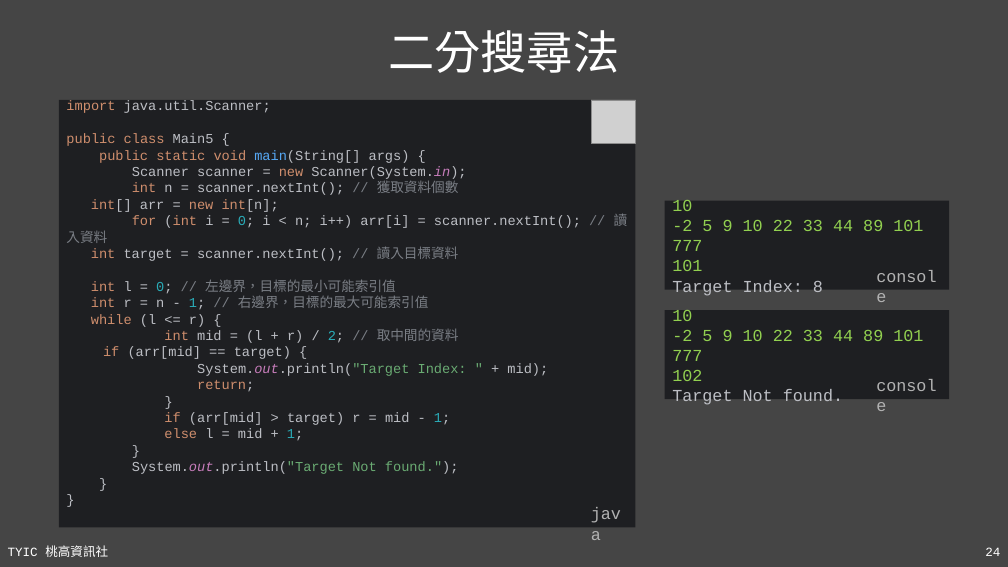
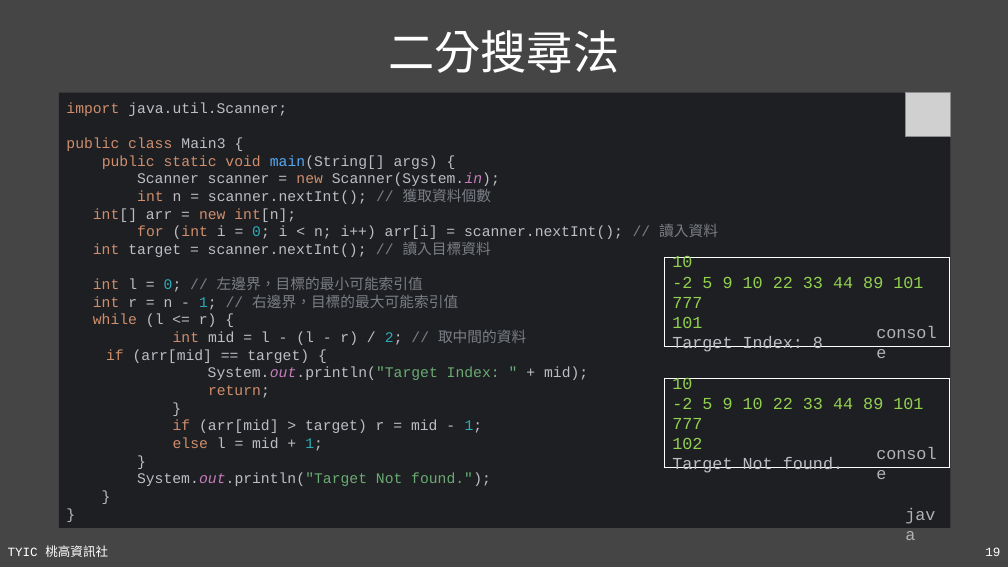
Before and after one commit to TYSHIC/slides, a slide deck: slide 19 of ppt/90_基礎資料結構與演算法.pptx (slide 24 before the commit). Drawn at 1008x567 pixels with LibreOffice and Linux fonts; fonts in the diff are those of the drawing; grey boxes stand for pictures. Boxes give left, top, right and bottom in pixels: in the first picture for what was removed or moved away, otherwise in the second. Text is boxed around its words. In the diff, an @@ line names an element or a change of style, - is before the commit and + after.

```diff
--- a/ppt/90_基礎資料結構與演算法.pptx
+++ b/ppt/90_基礎資料結構與演算法.pptx
@@ rectangle "import java.util.Scanner; public class Main3 ...": place and size @@
-rectangle "import java.util.Scanner; public class Main3 ..." at <box>59,100,636,527</box>
+rectangle "import java.util.Scanner; public class Main3 ..." at <box>59,93,951,529</box>
@@ text in rectangle at <box>66,102,718,486</box>: text changed; size 13 to 14 pt @@
-import java.util.Scanner;
-public class Main5 {
-public static void main(String[] args) {
-Scanner scanner = new Scanner(System.in);
-int n = scanner.nextInt(); // 獲取資料個數
-int[] arr = new int[n];
-for (int i = 0; i < n; i++) arr[i] = scanner.nextInt(); // 讀入資料
-int target = scanner.nextInt(); // 讀入目標資料
-int l = 0; // 左邊界，目標的最小可能索引值
-int r = n - 1; // 右邊界，目標的最大可能索引值
-while (l <= r) {
-int mid = (l + r) / 2; // 取中間的資料
-if (arr[mid] == target) {
-System.out.println("Target Index: " + mid);
-return;
-}
-if (arr[mid] > target) r = mid - 1;
-else l = mid + 1;
-}
-System.out.println("Target Not found.");
-}
-}
+import java.util.Scanner;
+public class Main3 {
+public static void main(String[] args) {
+Scanner scanner = new Scanner(System.in);
+int n = scanner.nextInt(); // 獲取資料個數
+int[] arr = new int[n];
+for (int i = 0; i < n; i++) arr[i] = scanner.nextInt(); // 讀入資料
+int target = scanner.nextInt(); // 讀入目標資料
+int l = 0; // 左邊界，目標的最小可能索引值
+int r = n - 1; // 右邊界，目標的最大可能索引值
+while (l <= r) {
+int mid = l - (l - r) / 2; // 取中間的資料
+if (arr[mid] == target) {
+System.out.println("Target Index: " + mid);
+return;
+}
+if (arr[mid] > target) r = mid - 1;
+else l = mid + 1;
+}
+System.out.println("Target Not found.");
+}
+}
@@ picture: place and size @@
-picture at <box>591,100,636,144</box>
+picture at <box>906,93,951,137</box>
@@ rectangle "10": place and size @@
-rectangle "10" at <box>665,200,949,290</box>
+rectangle "10" at <box>665,257,949,346</box>
@@ rectangle "10" at <box>665,257,949,346</box>: outline none to #FFFFFF 0.75 pt @@
@@ text "console": place and size @@
-text "console" at <box>869,262,949,290</box>
+text "console" at <box>869,318,949,346</box>
@@ rectangle "10" at <box>665,378,949,467</box>: outline none to #FFFFFF 0.75 pt @@
@@ rectangle "10": place and size @@
-rectangle "10" at <box>665,310,949,399</box>
+rectangle "10" at <box>665,378,949,467</box>
@@ text "console": place and size @@
-text "console" at <box>869,371,949,399</box>
+text "console" at <box>869,439,949,467</box>
@@ text "java": place and size @@
-text "java" at <box>584,500,636,528</box>
+text "java" at <box>898,500,951,528</box>
@@ page number at <box>985,547,1000,556</box>: text changed @@
-24
+19
```
Also in this commit, not shown: 12 other slides changed, 12 slides added, 23 other files.
